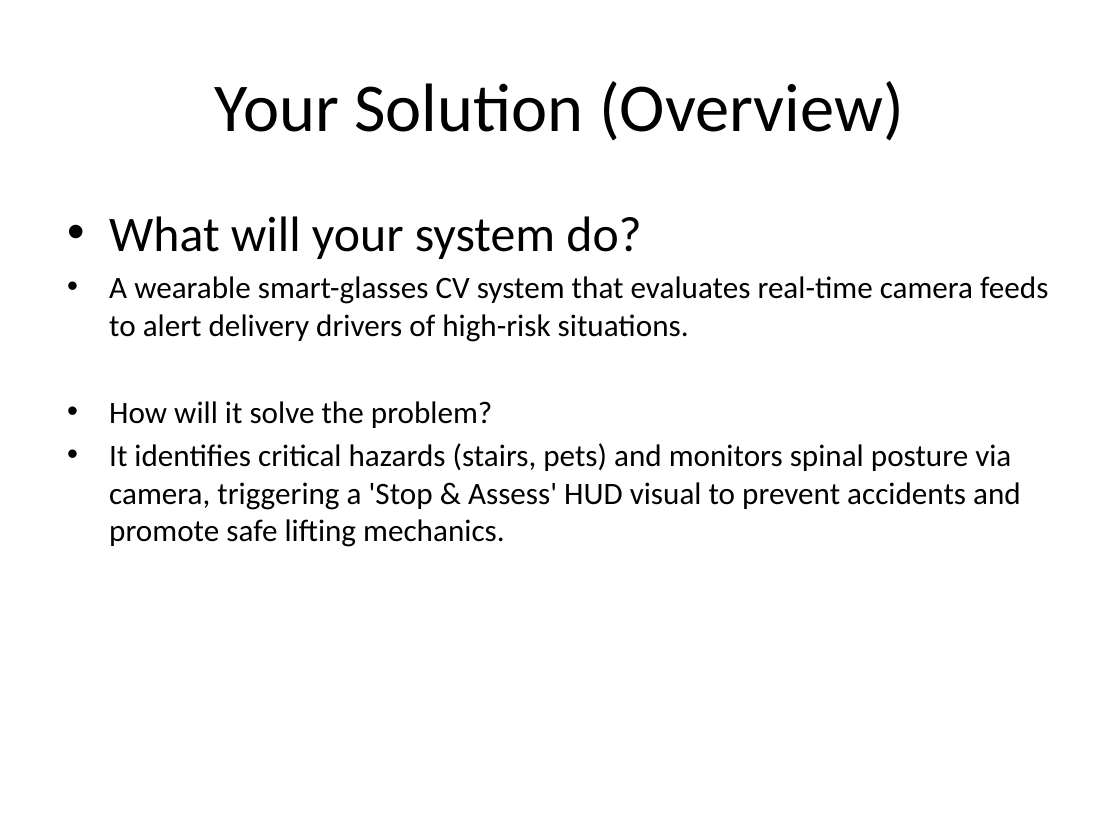
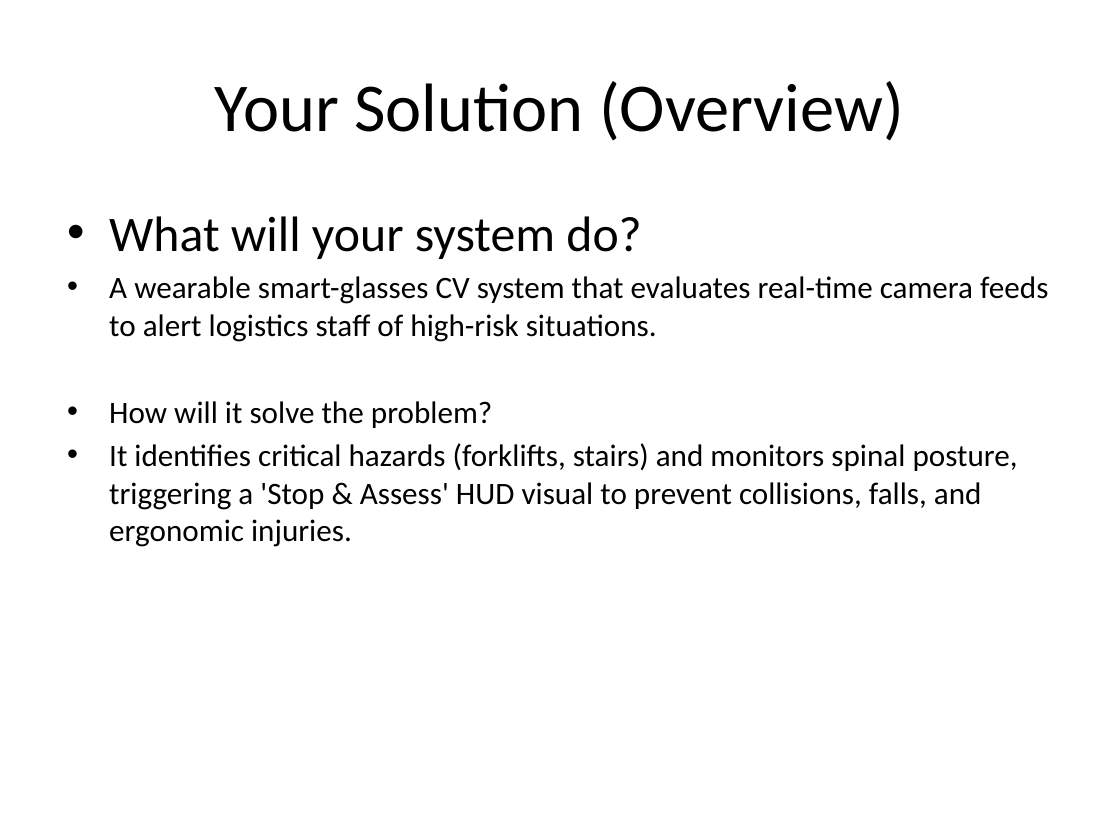
Before and after one commit to denisbosire97-ai/Chihuahua-vs-Muffin-CNN, a slide deck: slide 3 of ITAI 1378 Midterm_DenisAosaSafetycoordinatorGlasses/docs/MD_Aosa_Denis_ITAI1378.pptx. Drawn at 1120x840 pixels with LibreOffice and Linux fonts; fonts in the diff are those of the drawing. Boxes give left, top, right and bottom in pixels: in the first picture for what was removed or moved away, otherwise in the second. Text is boxed around its words. In the diff, an @@ line names an element or a change of style, - is before the commit and + after.

```diff
--- a/ITAI 1378 Midterm_DenisAosaSafetycoordinatorGlasses/docs/MD_Aosa_Denis_ITAI1378.pptx
+++ b/ITAI 1378 Midterm_DenisAosaSafetycoordinatorGlasses/docs/MD_Aosa_Denis_ITAI1378.pptx
@@ text at [109, 276, 1048, 342]: text changed @@
-• A wearable smart-glasses CV system that evaluates real-time camera feeds to alert delivery drivers of high-risk situations.
+• A wearable smart-glasses CV system that evaluates real-time camera feeds to alert logistics staff of high-risk situations.
@@ text at [109, 443, 1018, 547]: text changed @@
-• It identifies critical hazards (stairs, pets) and monitors spinal posture via camera, triggering a 'Stop & Assess' HUD visual to prevent accidents and promote safe lifting mechanics.
+• It identifies critical hazards (forklifts, stairs) and monitors spinal posture, triggering a 'Stop & Assess' HUD visual to prevent collisions, falls, and ergonomic injuries.
```
Also in this commit, not shown: 4 other slides changed.
